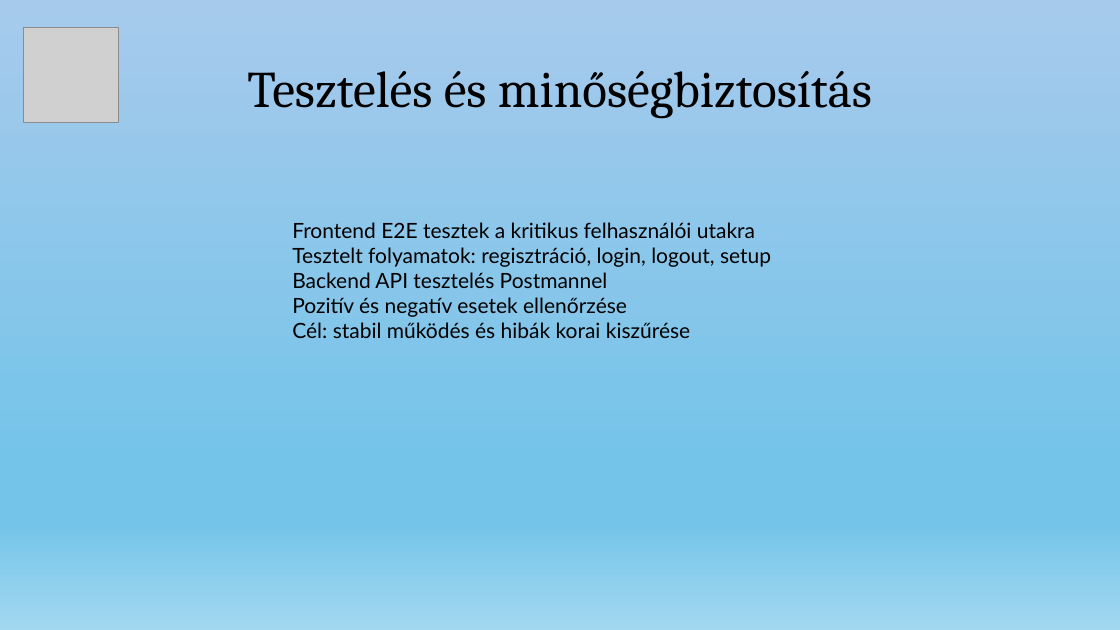
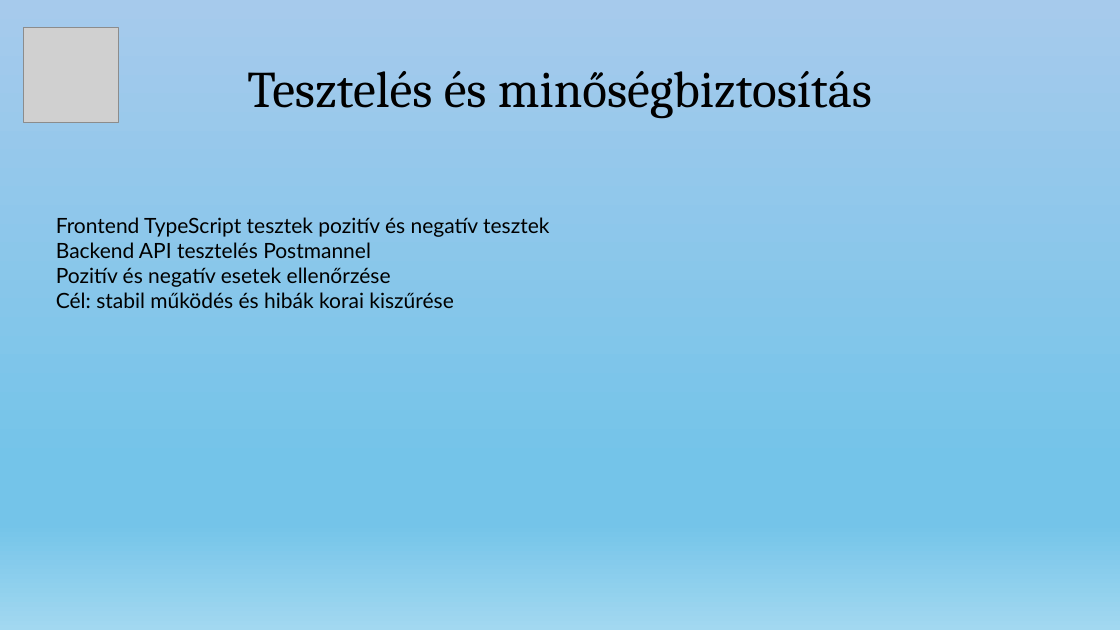
Before and after one commit to nagyls/13_S2_5_vizsgaremek, a slide deck: slide 10 of dokumentumok/EseményTér.pptx. Drawn at 1120x630 pixels with LibreOffice and Linux fonts; fonts in the diff are those of the drawing; grey boxes stand for pictures. Boxes give left, top, right and bottom in pixels: in the first picture for what was removed or moved away, otherwise in the second. Text is boxed around its words. In the diff, an @@ line names an element or a change of style, - is before the commit and + after.

```diff
--- a/dokumentumok/EseményTér.pptx
+++ b/dokumentumok/EseményTér.pptx
@@ text "Frontend TypeScript tesztek pozitív és ...": place and size @@
-text "Frontend TypeScript tesztek pozitív és ..." at (292,222,771,338)
+text "Frontend TypeScript tesztek pozitív és ..." at (56,217,549,308)
@@ text at (56,217,549,237): text changed @@
-Frontend E2E tesztek a kritikus felhasználói utakra
-Tesztelt folyamatok: regisztráció, login, logout, setup
+Frontend TypeScript tesztek pozitív és negatív tesztek
```
Also in this commit, not shown: 4 other slides changed.
